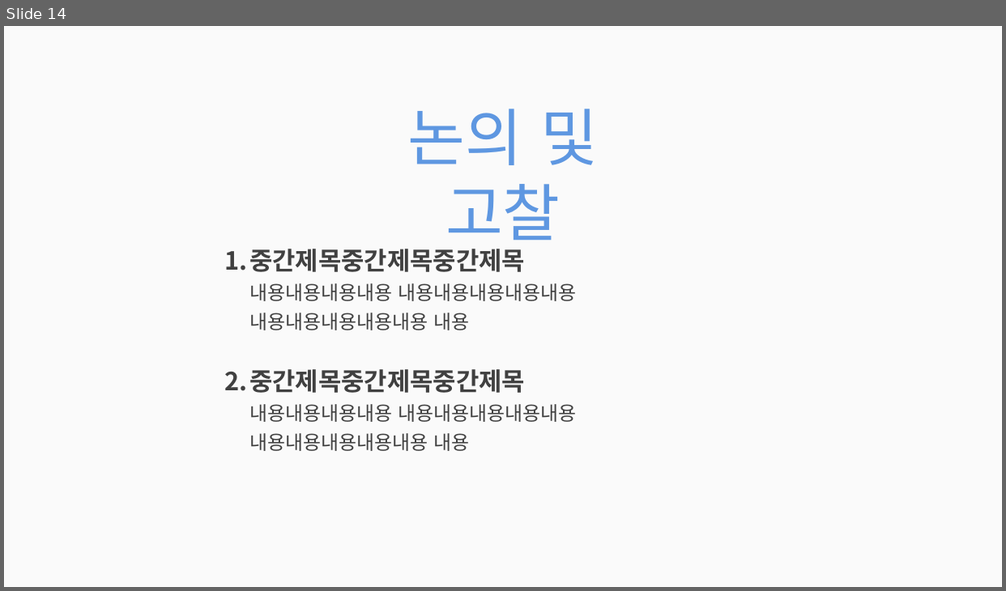
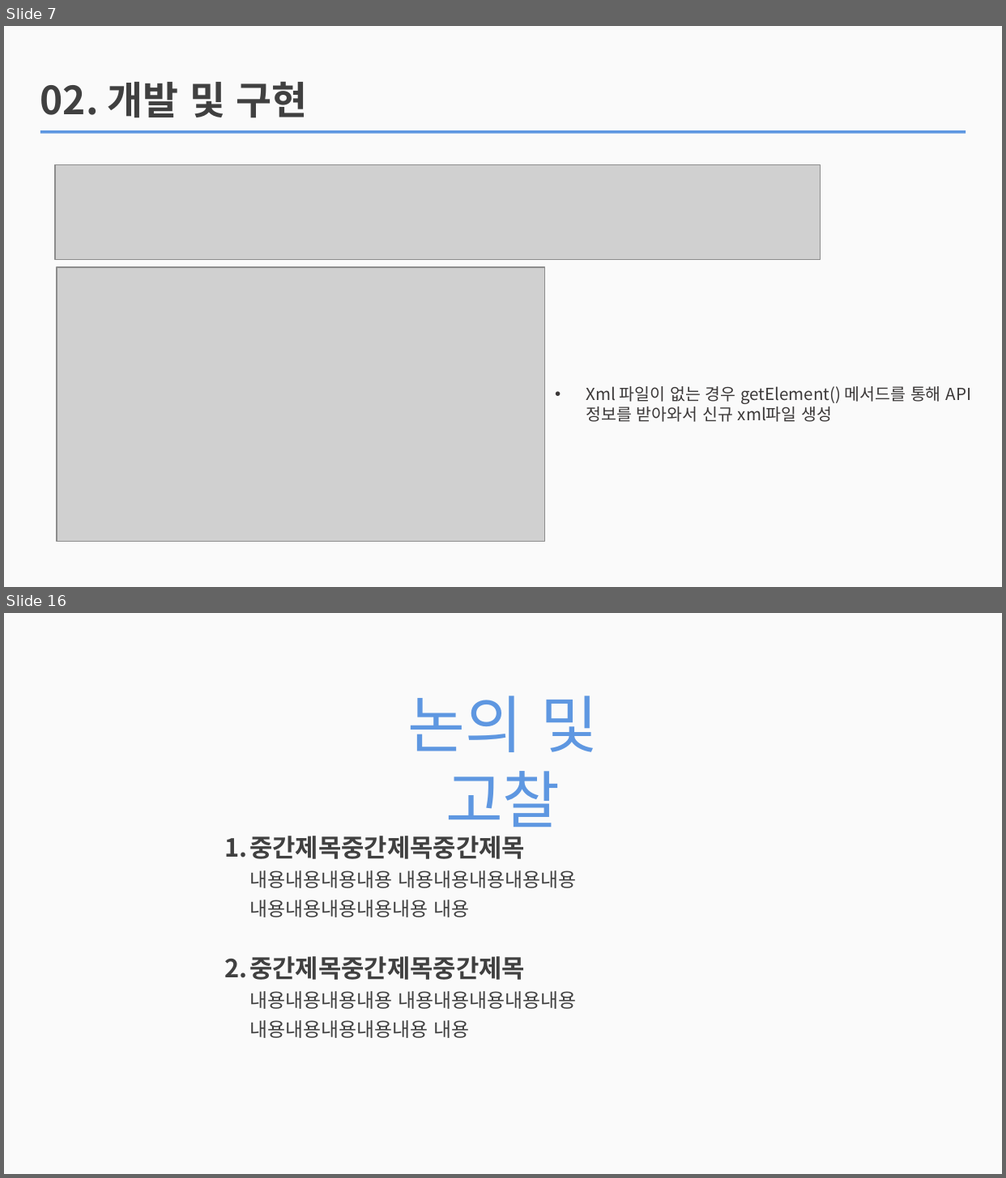
Before and after one commit to jhy0409/teamPrj, a slide deck: PPT/210421_빛창식과 아이들_사진추가본.pptx. Shown one above the other, each under a label of ours: slide 14 before the commit, slides 7 and 16 after it; the slides between them are not shown. The pictures are 1006x591 and 1006x1178 pixels, drawn with LibreOffice and Linux fonts; fonts in the diff are those of the drawing; grey boxes stand for pictures. Boxes give left, top, right and bottom in pixels: in the first picture for what was removed or moved away, otherwise in the second. Text is boxed around its words. In the diff, an @@ line names an element or a change of style, - is before the commit and + after.

```diff
--- a/PPT/210421_빛창식과 아이들_사진추가본.pptx
+++ b/PPT/210421_빛창식과 아이들_사진추가본.pptx
@@ slide 7 added at (4, 26, 1002, 587), background #FAFAFA @@
@@ text added at (40, 81, 307, 118), 28 pt, text #404040, bold @@
+02. 개발 및 구현
@@ rectangle added at (40, 130, 965, 134), fill #5E97E1 @@
@@ picture added at (55, 165, 820, 259) @@
@@ picture added at (57, 267, 545, 542) @@
@@ text added at (586, 386, 971, 422), 12 pt, text #3B3838 @@
+• Xml 파일이 없는 경우 getElement() 메서드를 통해 API 정보를 받아와서 신규 xml파일 생성
@@ what was slide 14 is now slide 16 @@
```
Also in this commit, not shown: 2 slides changed, 11 other slides added, 10 slides removed.
